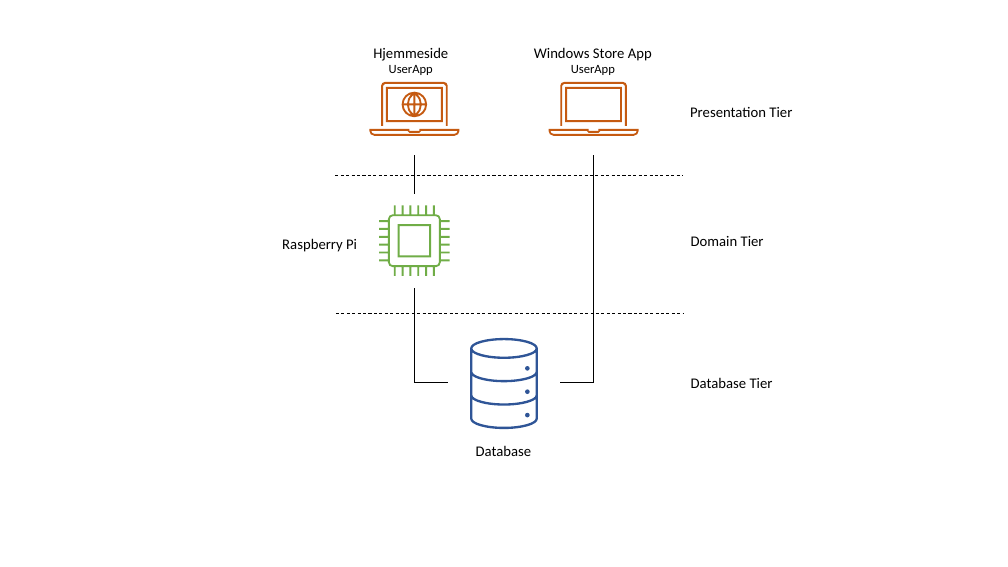
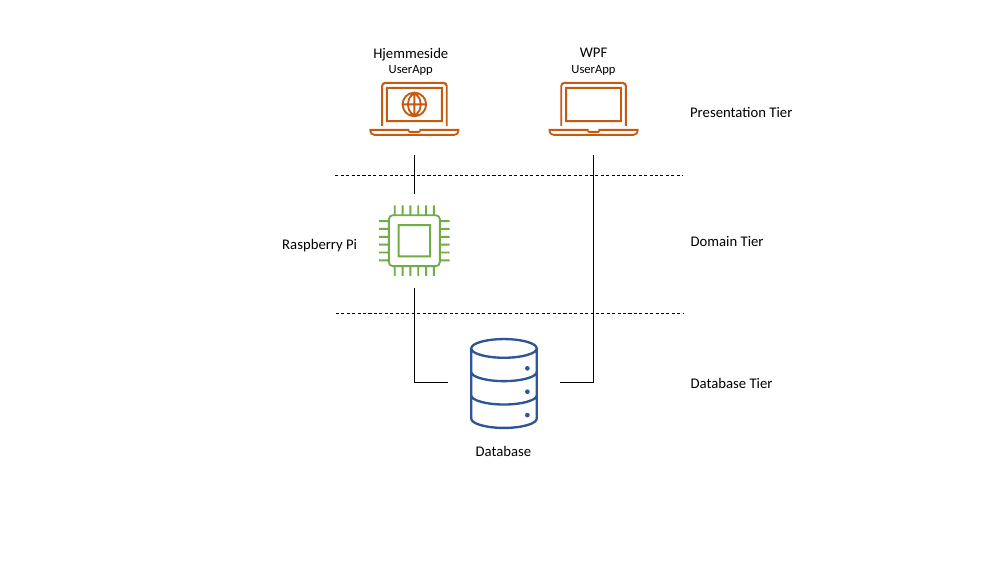
Before and after one commit to CityCrawl/CityCrawl, a slide deck: slide 1 of Diagrammer/ArkitekturLag.pptx. Drawn at 1008x567 pixels with LibreOffice and Linux fonts; fonts in the diff are those of the drawing. Boxes give left, top, right and bottom in pixels: in the first picture for what was removed or moved away, otherwise in the second. Text is boxed around its words. In the diff, an @@ line names an element or a change of style, - is before the commit and + after.

```diff
--- a/Diagrammer/ArkitekturLag.pptx
+++ b/Diagrammer/ArkitekturLag.pptx
@@ text "WPF" moved from (x1=534, y1=47, x2=652, y2=75) to (x1=571, y1=47, x2=615, y2=75) @@
@@ text at (x1=580, y1=47, x2=607, y2=57): text changed @@
-Windows Store App
+WPF
```
Also in this commit, not shown: 12 other files.
